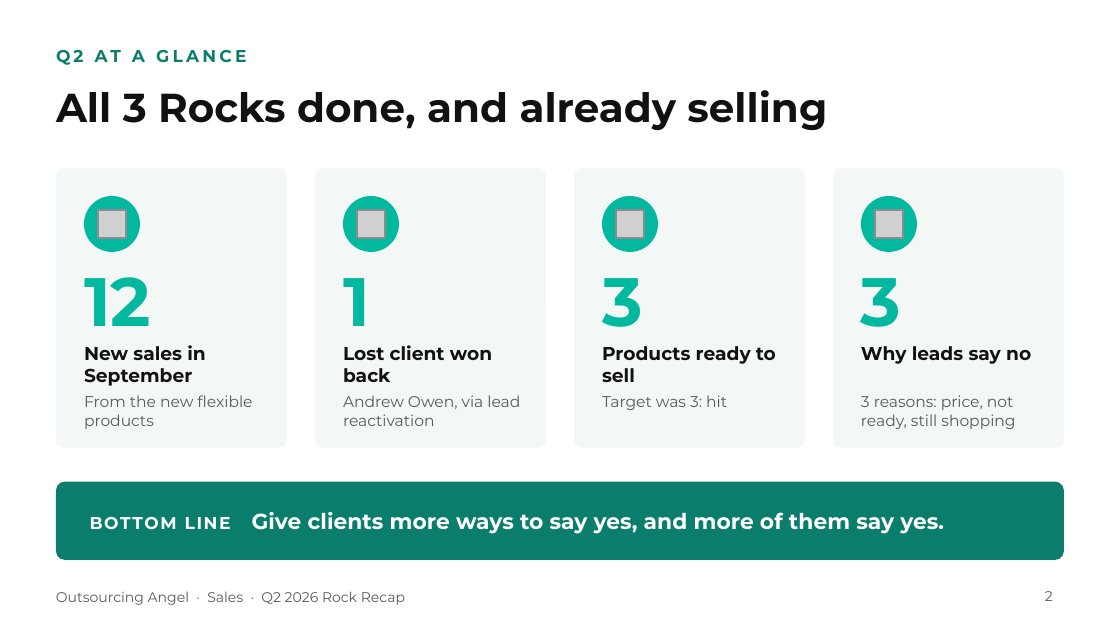
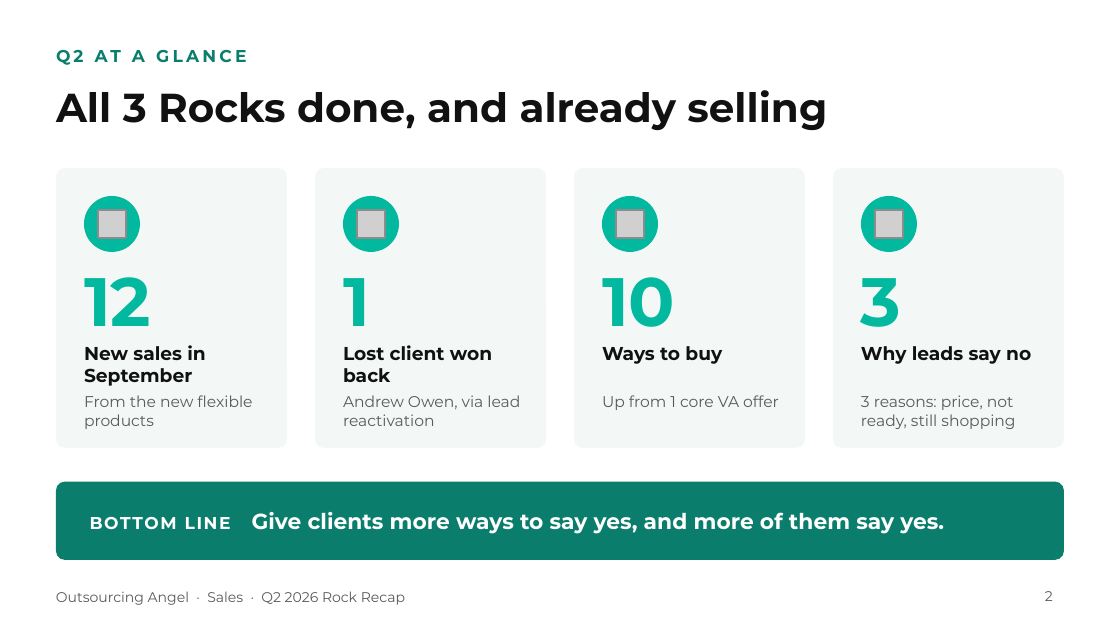
Before and after one commit to gail-gif/OA, a slide deck: slide 2 of OA_Q2_Sales_Rock_Recap_Refined.pptx. Drawn at 1120x630 pixels with LibreOffice and Linux fonts; fonts in the diff are those of the drawing; grey boxes stand for pictures. Boxes give left, top, right and bottom in pixels: in the first picture for what was removed or moved away, otherwise in the second. Text is boxed around its words. In the diff, an @@ line names an element or a change of style, - is before the commit and + after.

```diff
--- a/OA_Q2_Sales_Rock_Recap_Refined.pptx
+++ b/OA_Q2_Sales_Rock_Recap_Refined.pptx
@@ text at [602,277,675,327]: text changed @@
-3
+10
@@ text at [602,346,722,364]: text changed @@
-Products ready to sell
+Ways to buy
@@ text at [602,395,779,410]: text changed @@
-Target was 3: hit
+Up from 1 core VA offer
```
Also in this commit, not shown: 2 other slides changed.
